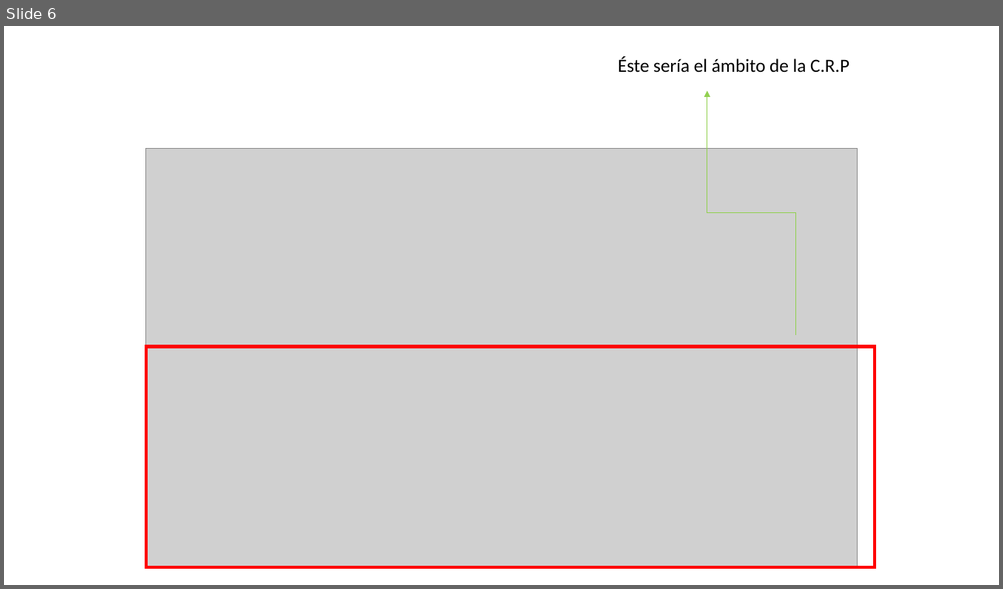
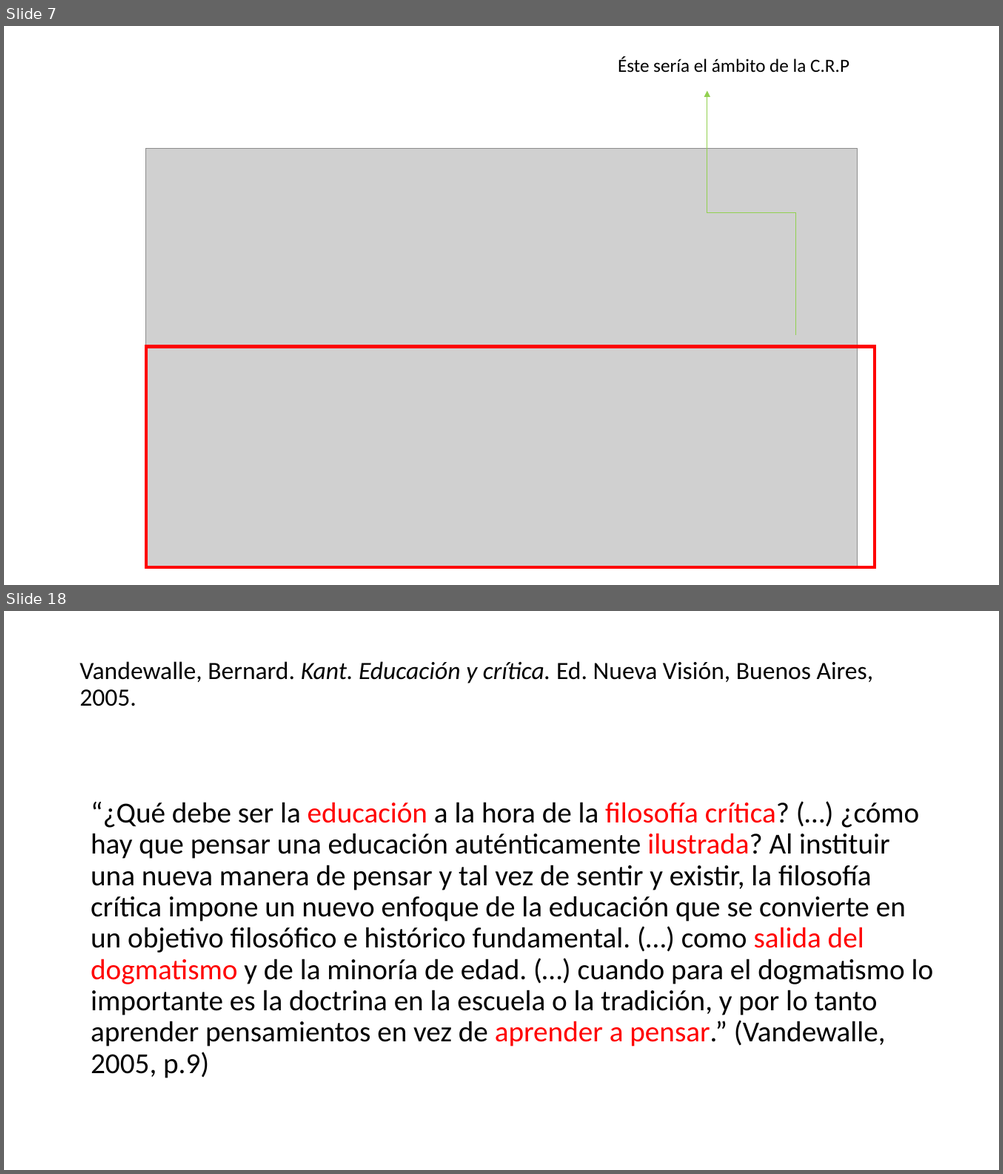
Before and after one commit to zaboltar/zaboltar.github.io, a slide deck: assets uarm/2023 1 UarmPCrit/Kant - ilustracion proyecto critico educacion.pptx. Shown one above the other, each under a label of ours: slide 6 before the commit, slides 7 and 18 after it; the slides between them are not shown. The pictures are 1003x589 and 1003x1174 pixels, drawn with LibreOffice and Linux fonts; fonts in the diff are those of the drawing; grey boxes stand for pictures. Boxes give left, top, right and bottom in pixels: in the first picture for what was removed or moved away, otherwise in the second. Text is boxed around its words. In the diff, an @@ line names an element or a change of style, - is before the commit and + after.

```diff
--- a/assets uarm/2023 1 UarmPCrit/Kant - ilustracion proyecto critico educacion.pptx
+++ b/assets uarm/2023 1 UarmPCrit/Kant - ilustracion proyecto critico educacion.pptx
@@ slide 18 added at (4, 611, 999, 1170), background #FFFFFF @@
@@ title added at (79, 661, 874, 706), 24 pt, text #000000 @@
+Vandewalle, Bernard. Kant. Educación y crítica. Ed. Nueva Visión, Buenos Aires, 2005.
@@ text added at (91, 802, 933, 1079), 28 pt, text #000000 @@
+“¿Qué debe ser la educación a la hora de la filosofía crítica? (…) ¿cómo hay que pensar una educación auténticamente ilustrada? Al instituir una nueva manera de pensar y tal vez de sentir y existir, la filosofía crítica impone un nuevo enfoque de la educación que se convierte en un objetivo filosófico e histórico fundamental. (…) como salida del dogmatismo y de la minoría de edad. (…) cuando para el dogmatismo lo importante es la doctrina en la escuela o la tradición, y por lo tanto aprender pensamientos en vez de aprender a pensar.” (Vandewalle, 2005, p.9)
@@ what was slide 6 is now slide 7 @@
```
Also in this commit, not shown: 6 slides changed, 16 other slides added, 5 slides removed, 15 other files.
